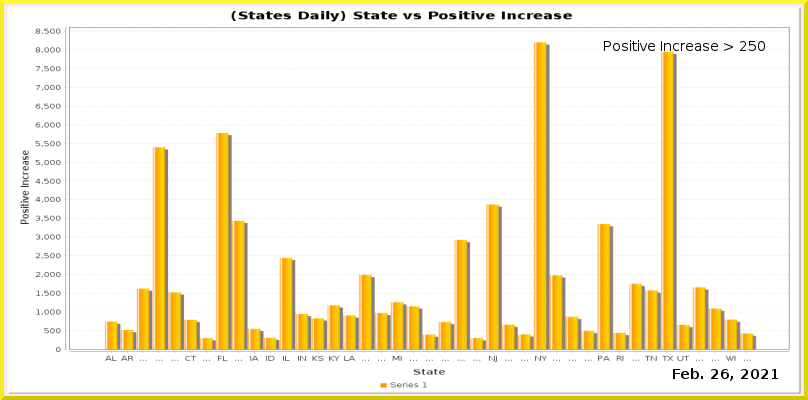
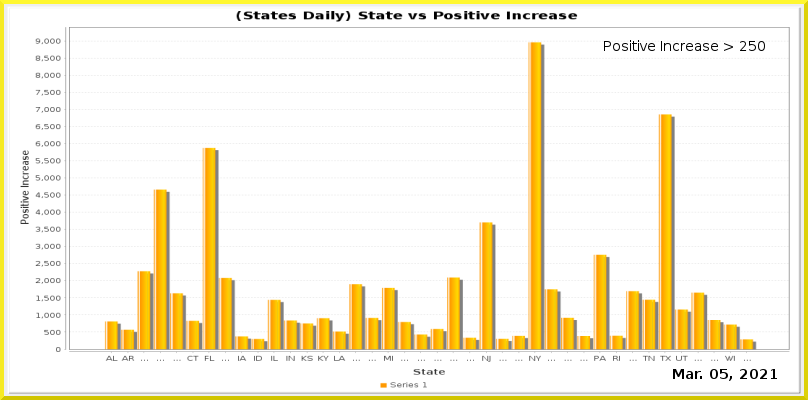
Comparing the layer stacks of the two 808px x 400px images. Changes:
painted on "Current Date" over <box>675,368,778,381</box>
painted on "Date_vs_TestIncrease.png" over <box>35,11,789,362</box>
